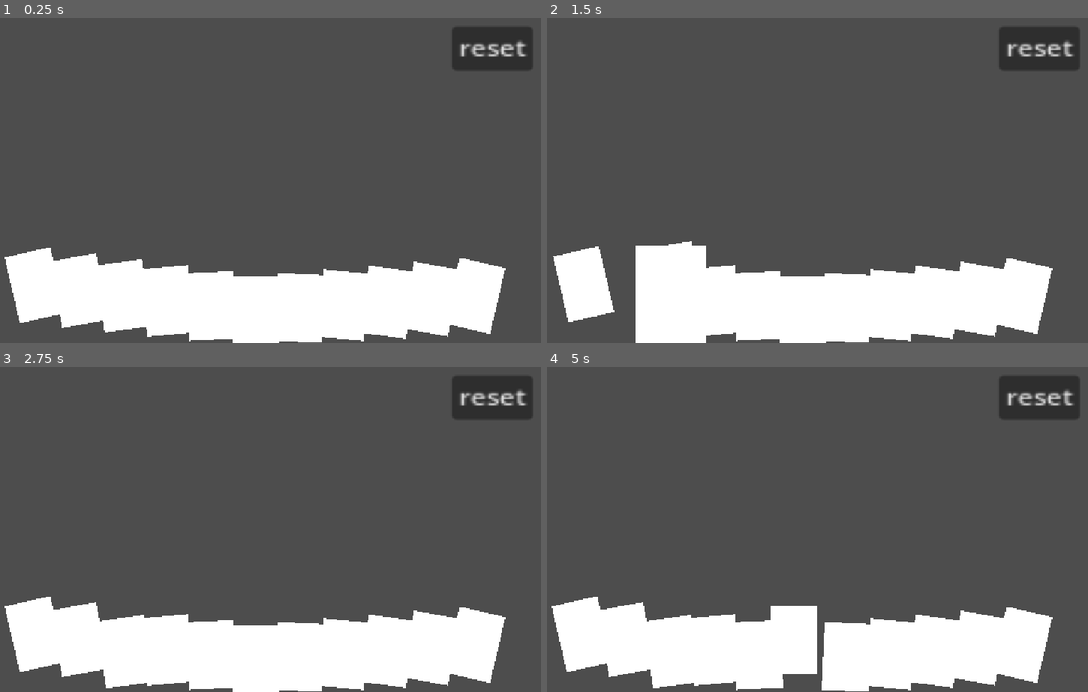
Above: before the commit, frames 1-4 (two rows, left to right).
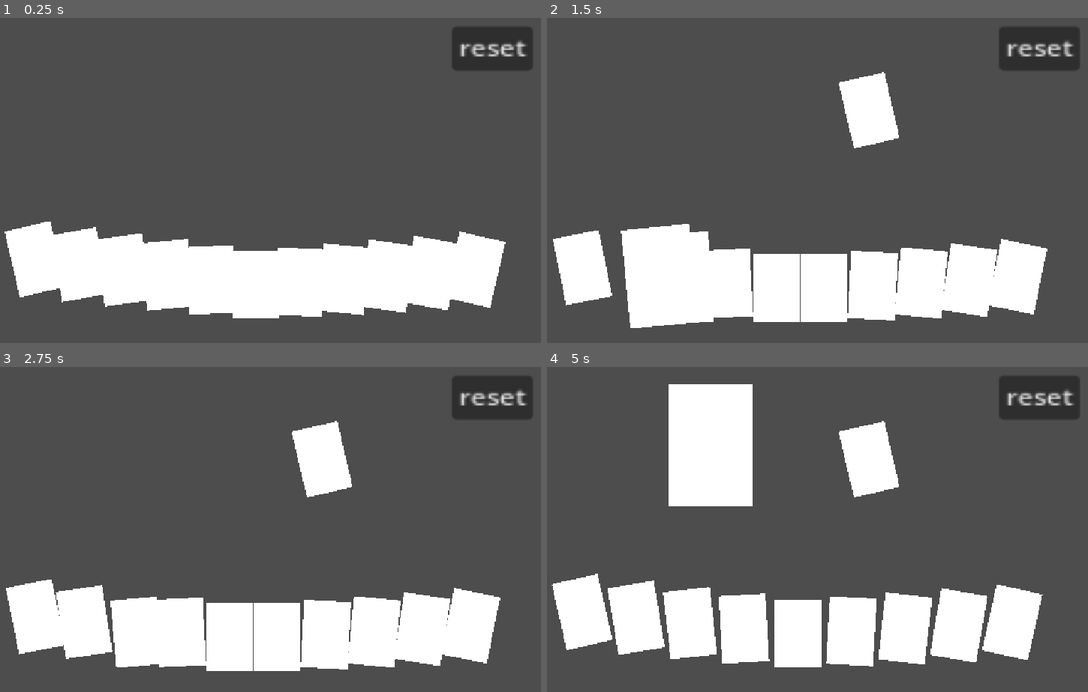
Above: after the commit, the same moments.

Repository: night-silhouette/gamejam
Game: Godot game, scene res://scene/game/game.tscn
Same seed, same stepped clock (60 frames per second), same inputs: the game is played once before the commit and once after it.
Inputs (mouse positions are in pixels of both pictures, inside the frame that each line leads up to):
- Up to frame 1 (0.25 s): no input
- Up to frame 2 (1.5 s): tap Enter at 0.5 s; drag from (579, 284) to (860, 99) at 0.52 s; drag from (628, 291) to (768, 242) at 1.27 s
- Up to frame 3 (2.75 s): move the mouse to (124, 643) at 2.02 s; click (124, 643) at 2.17 s
- Up to frame 4 (5 s): tap Space at 2.75 s; drag from (714, 649) to (622, 474) at 2.77 s; drag from (757, 653) to (828, 523) at 3.52 s; drag from (801, 659) to (709, 438) at 4.27 s

The runs differ from the first frame. In frame 1, 15% of the frame differs, in the area x 0-94%, y 62-100%; in frame 2, 13%; in frame 3, 13%; in frame 4, 21%, in the area x 0-94%, y 5-100%.

Commit message:
出牌区

Diff:
--- a/class/card_on_hard/card_on_hard.gd
+++ b/class/card_on_hard/card_on_hard.gd
@@ -2,10 +2,13 @@
 extends Control
 
 
-
+@export_category("特效参数")
 @export var transform_speed=1100
 @export var hover_transform_time=0.1
+@export var scale_value:Vector2=Vector2(1.5,1.5)
 
+
+@onready var area=$Area
 var half_size = get_rect().size / 2.0
 func update_card_to_mouse_center(mouse_position):
 	var center_offset = half_size - mouse_position
@@ -23,28 +26,39 @@
 
 var hover_start_tween
 var hover_end_tween
+
+var is_on_hard:bool=true:
+	set(value):
+		is_on_hard=value
+		change_is_on_hard.emit()
+signal change_is_on_hard()
 func _ready() -> void:
 
 	pivot_offset=size/2
 	set_process(false)
 	mouse_entered.connect(func():
-
+		self.z_index=100
+		if hover_end_tween and hover_end_tween.is_running():
+			hover_end_tween.custom_step(hover_transform_time)
 		hover_start_tween=create_tween()
 		hover_start_tween.set_ease(Tween.EASE_OUT)
 		hover_start_tween.set_trans(Tween.TRANS_CUBIC)
 		hover_start_tween.set_parallel(true)
-		hover_start_tween.tween_property(self,"scale",Vector2(1.5,1.5),hover_transform_time)
+		hover_start_tween.tween_property(self,"scale",scale_value,hover_transform_time)
 		hover_start_tween.tween_property(self,"rotation",0,hover_transform_time)
 
 		)
 
 	mouse_exited.connect(func():
+		self.z_index=0
+		if hover_start_tween and hover_start_tween.is_running():
+			hover_start_tween.custom_step(hover_transform_time)
 		hover_end_tween=create_tween()
 		hover_end_tween.set_ease(Tween.EASE_OUT)
 		hover_end_tween.set_trans(Tween.TRANS_CUBIC)
 		hover_end_tween.set_parallel(true)
 		hover_end_tween.tween_property(self,"scale",Vector2(1,1),hover_transform_time)
-		hover_end_tween.tween_property(self,"rotation",orignal_rotation,2*hover_transform_time)
+		hover_end_tween.tween_property(self,"rotation",orignal_rotation,0.5*hover_transform_time)
 
 		)
 
@@ -62,9 +76,20 @@
 			else:
 				is_draged=false
 				drag_lock=false
-				Util.tween_fast_to_slow(self,"global_position",orignal_position,global_position.distance_to(orignal_position)/transform_speed,func():
-					drag_lock=true)
-				mouse_exited.emit()
+				var flag=false
+				for item in area.get_overlapping_areas():
+					if item.is_in_group("出牌区"):
+						flag=true
+				if flag:
+					is_on_hard=false
+				else:
+					Util.tween_fast_to_slow(self,"global_position",orignal_position,global_position.distance_to(orignal_position)/transform_speed,func():
+						drag_lock=true
+						change_is_on_hard.emit()
+					)
+					mouse_exited.emit()
+
+
 		elif event is InputEventMouseMotion:
 
 			if is_draged:
--- a/project.godot
+++ b/project.godot
@@ -26,6 +26,7 @@
 [global_group]
 
 card_in_hard=""
+"出牌区"=""
 
 [rendering]
 
--- /dev/null
+++ b/resourse/noise/溶解.tres
@@ -0,0 +1,9 @@
+[gd_resource type="NoiseTexture2D" load_steps=2 format=3 uid="uid://ryw1dqccy47m"]
+
+[sub_resource type="FastNoiseLite" id="FastNoiseLite_d4bfj"]
+noise_type = 0
+seed = 20
+frequency = 0.15
+
+[resource]
+noise = SubResource("FastNoiseLite_d4bfj")
--- /dev/null
+++ b/resourse/shader/溶解.gdshader
@@ -0,0 +1,39 @@
+shader_type canvas_item;
+
+// --- Uniform 变量：由 GDScript 和 Inspector 控制 ---
+uniform float dissolve_amount : hint_range(0.0, 1.0) = 0.0;
+uniform sampler2D noise_texture;
+uniform vec4 burn_color : source_color = vec4(1.0, 0.5, 0.0, 1.0);
+uniform float burn_size : hint_range(0.0, 0.1) = 0.02;
+
+
+void fragment() {
+    vec4 base_color = texture(TEXTURE, UV);
+
+    // 默认颜色设置为原始颜色
+    vec4 final_color = base_color;
+
+    // 只有当原始像素不透明时，才执行溶解和燃烧逻辑
+    if (base_color.a > 0.01) {
+
+        float noise_value = texture(noise_texture, UV).r;
+
+        // --- 核心溶解/碎裂逻辑 ---
+        float difference = noise_value - dissolve_amount;
+
+        // 1. 像素丢弃 (Discard)
+        if (difference < 0.0) {
+            discard; // discard 是允许的，它不是 return
+        }
+
+        // --- 边缘发光/燃烧效果 ---
+        float burn_mask_start = step(0.0, difference);
+        float burn_mask_end = step(difference, burn_size);
+        float burn_mask = burn_mask_start * burn_mask_end;
+
+        // 2. 混合颜色
+        final_color = mix(base_color, burn_color, burn_mask);
+    }
+
+    COLOR = final_color;
+}
--- a/scene/card_on_hard/Card_on_hard.tscn
+++ b/scene/card_on_hard/Card_on_hard.tscn
@@ -1,6 +1,9 @@
-[gd_scene load_steps=2 format=3 uid="uid://bn84ltnokpuvb"]
+[gd_scene load_steps=3 format=3 uid="uid://bn84ltnokpuvb"]
 
 [ext_resource type="Script" uid="uid://dtiy8502t4cqb" path="res://class/card_on_hard/card_on_hard.gd" id="1_inydn"]
+
+[sub_resource type="RectangleShape2D" id="RectangleShape2D_6ywej"]
+size = Vector2(90, 130)
 
 [node name="card_in_hard" type="Control" groups=["card_in_hard"]]
 custom_minimum_size = Vector2(90, 130)
@@ -9,6 +12,8 @@
 offset_right = 90.0
 offset_bottom = 130.0
 script = ExtResource("1_inydn")
+hover_transform_time = 0.2
+scale_value = Vector2(1.8, 1.8)
 metadata/_custom_type_script = "uid://dtiy8502t4cqb"
 
 [node name="ColorRect" type="ColorRect" parent="."]
@@ -17,3 +22,9 @@
 offset_right = 90.0
 offset_bottom = 130.0
 mouse_filter = 1
+
+[node name="Area" type="Area2D" parent="."]
+
+[node name="CollisionShape2D" type="CollisionShape2D" parent="Area"]
+position = Vector2(45, 65)
+shape = SubResource("RectangleShape2D_6ywej")
--- a/scene/game/game.tscn
+++ b/scene/game/game.tscn
@@ -1,7 +1,11 @@
-[gd_scene load_steps=3 format=3 uid="uid://clj41ktobb2y"]
+[gd_scene load_steps=5 format=3 uid="uid://clj41ktobb2y"]
 
 [ext_resource type="PackedScene" uid="uid://bn84ltnokpuvb" path="res://scene/card_on_hard/Card_on_hard.tscn" id="1_8xedm"]
 [ext_resource type="Script" uid="uid://w2x3k4pj42xs" path="res://scene/game/hard_container.gd" id="1_pw1yp"]
+[ext_resource type="Script" uid="uid://c2aqpvcyji0sc" path="res://scene/game/出牌区.gd" id="3_l2vx3"]
+
+[sub_resource type="RectangleShape2D" id="RectangleShape2D_pw1yp"]
+size = Vector2(437, 147)
 
 [node name="Game" type="Node2D"]
 
@@ -15,7 +19,7 @@
 offset_right = -373.0
 offset_bottom = 211.0
 script = ExtResource("1_pw1yp")
-base_y_offset = 200.0
+base_y_offset = 250.0
 y_bios = 7
 metadata/_edit_use_anchors_ = true
 
@@ -104,3 +108,10 @@
 scale = Vector2(3.22993, 2.64425)
 text = "reset
 "
+
+[node name="出牌区" type="Area2D" parent="." groups=["出牌区"]]
+script = ExtResource("3_l2vx3")
+
+[node name="CollisionShape2D" type="CollisionShape2D" parent="出牌区"]
+position = Vector2(-0.5, -192.5)
+shape = SubResource("RectangleShape2D_pw1yp")
--- a/scene/game/hard_container.gd
+++ b/scene/game/hard_container.gd
@@ -3,7 +3,6 @@
 
 @export var max_width_percent: float = 0.8
 @export var base_y_offset: float = 100.0
-
 @export var card_arc_angle: float = 0.5
 @export var y_bios=20
 
@@ -17,9 +16,14 @@
 		callable.callv(arg_list)
 
 func _ready() -> void:
+
+
+
+
+
 	viewport_x=get_viewport_rect().size.x
 	viewport_y=get_viewport_rect().size.y
-	card_in_hard=get_children().filter(func(item):return item.is_in_group("card_in_hard"))
+	card_in_hard=get_children()
 	callback_all("set_process",[true])
 	tranform_card()
 
@@ -28,7 +32,11 @@
 	$"../Button".pressed.connect(func():
 		tranform_card())
 
+
+	for item in card_in_hard:
+		item.change_is_on_hard.connect(tranform_card)
 func tranform_card():
+	card_in_hard=get_children().filter(func(item):return item.is_on_hard )
 	if self.is_node_ready():
 		var card_num=card_in_hard.size()
 
@@ -46,4 +54,3 @@
 			var pivot_bios=Vector2(diagonal*sin(rota),diagonal*cos(rota))
 			card_in_hard[i].rotation=rota
 			card_in_hard[i].global_position=pivot_bios+Vector2(-viewport_x/2*max_width_percent+i*px_temp,viewport_y/2-base_y_offset-y_bios* Util.u_sequence(card_num)[i])
-			card_in_hard[i].z_index=-Util.u_sequence(card_num)[i]
--- /dev/null
+++ b/scene/game/出牌区.gd
@@ -0,0 +1 @@
+extends Area2D
Not shown, added: resourse/shader/溶解.gdshader.uid
Not shown, added: scene/game/出牌区.gd.uid
